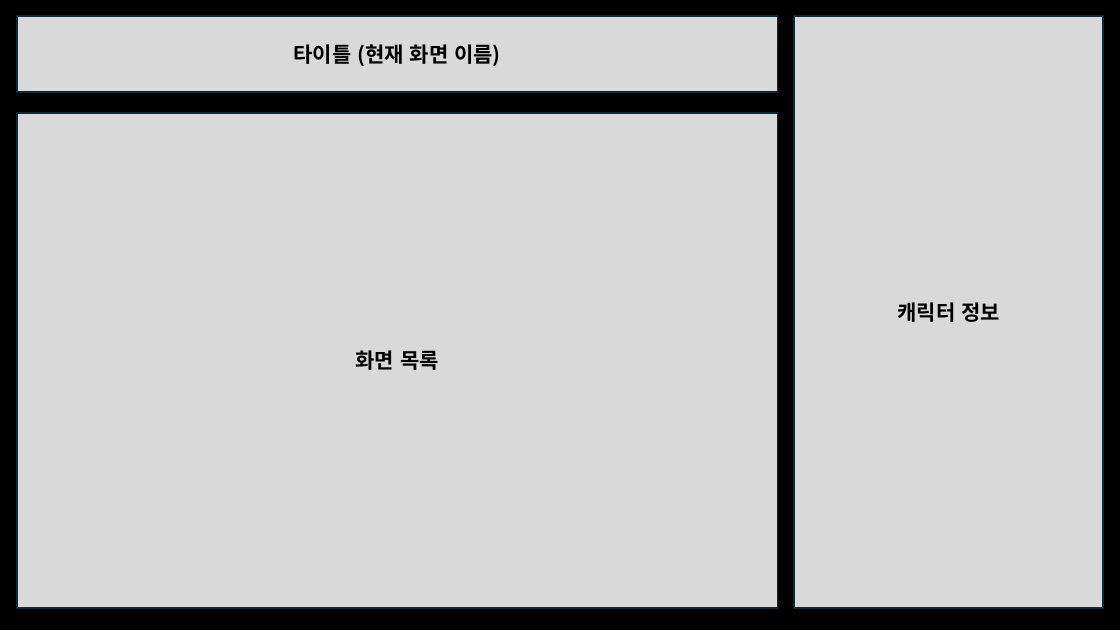
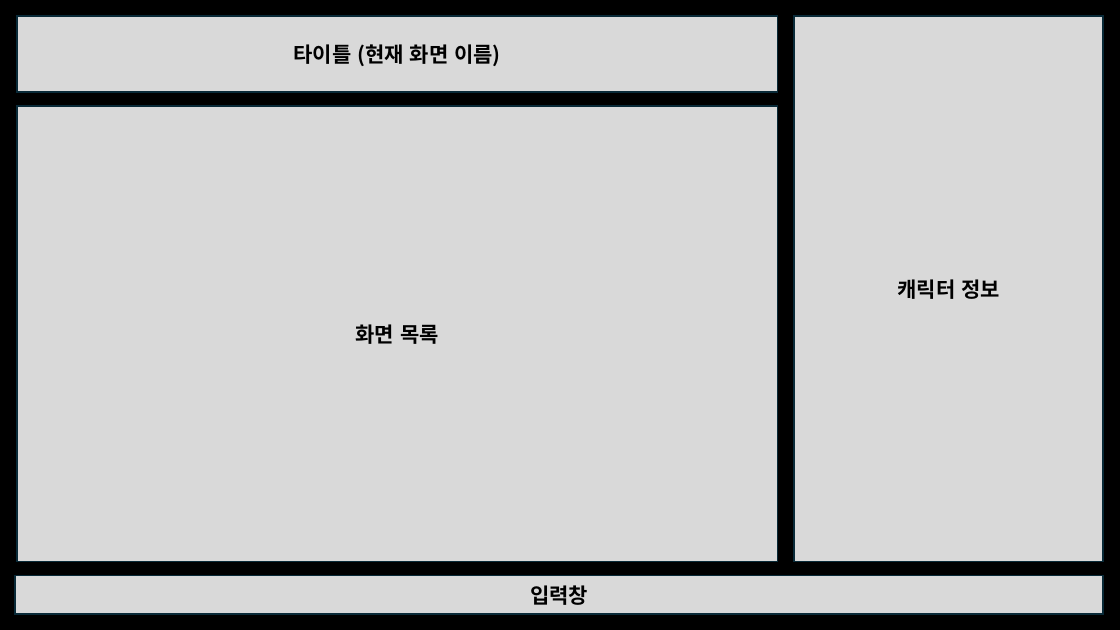
Before and after one commit to lsu0503/TextRPG_TeamProject2nd, a slide deck: slide 4 of Documents/TextRPG_와이어프레임.pptx. Drawn at 1120x630 pixels with LibreOffice and Linux fonts; fonts in the diff are those of the drawing. Boxes give left, top, right and bottom in pixels: in the first picture for what was removed or moved away, otherwise in the second. Text is boxed around its words. In the diff, an @@ line names an element or a change of style, - is before the commit and + after.

```diff
--- a/Documents/TextRPG_와이어프레임.pptx
+++ b/Documents/TextRPG_와이어프레임.pptx
@@ rectangle "캐릭터 정보": place and size @@
-rectangle "캐릭터 정보" at (795,16,1104,608)
+rectangle "캐릭터 정보" at (795,16,1104,562)
@@ rectangle "화면 목록": place and size @@
-rectangle "화면 목록" at (17,113,778,608)
+rectangle "화면 목록" at (17,106,778,561)
@@ rectangle added at (15,576,1103,614), fill #D9D9D9, outline #092A39 1.5 pt, 18 pt, text #000000, bold @@
+입력창
```
Also in this commit, not shown: 4 other slides changed, 5 slides removed, 1 other file.
